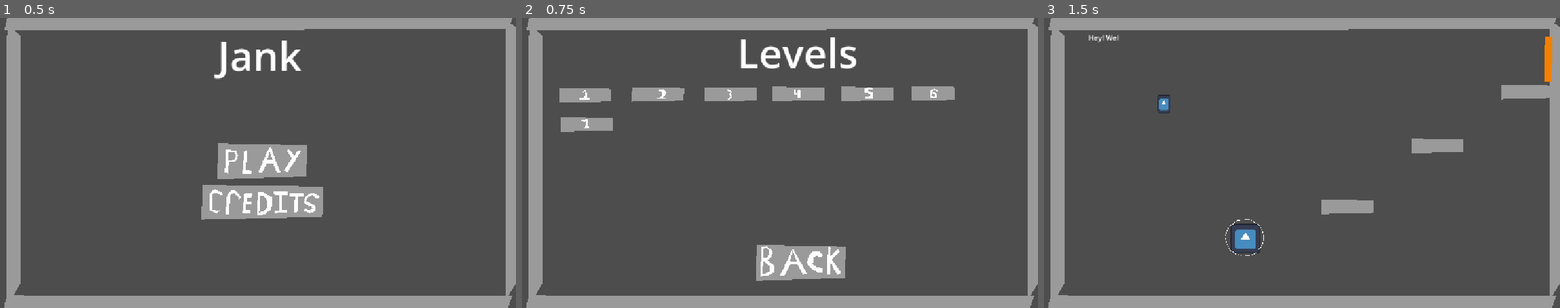
Above: before the commit, frames 1-3 (left to right).
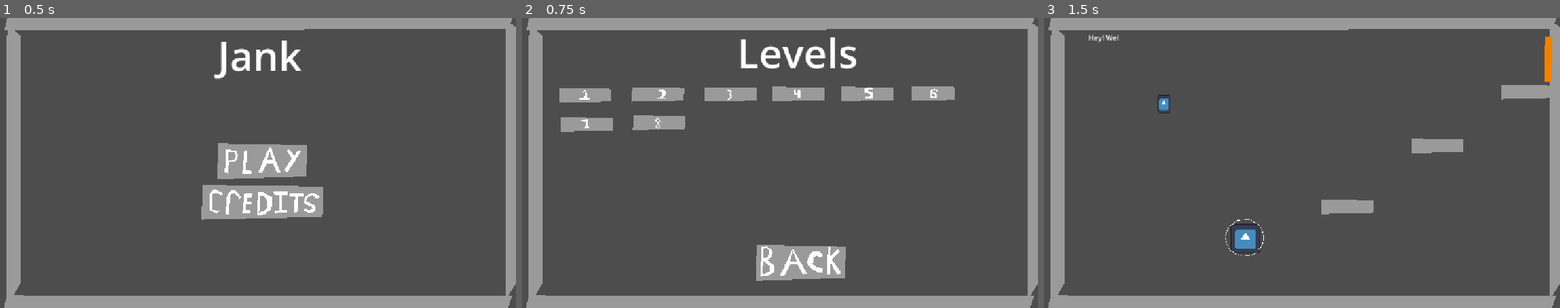
Above: after the commit, the same moments.

Repository: TAL-Trent/SSJamF2026
Game: Godot game, scene res://Levels/Level Menu/Level_Menu.tscn
Same seed, same stepped clock (60 frames per second), same inputs: the game is played once before the commit and once after it. The engine's default icon, where the game draws it, is replaced by a stand-in: a white triangle on a blue panel in a dark square.
Inputs (mouse positions are in pixels of both pictures, inside the frame that each line leads up to):
- Up to frame 1 (0.5 s): no input
- Up to frame 2 (0.75 s): click (785, 163) at 0.5 s
- Up to frame 3 (1.5 s): click (1105, 96) at 1.27 s

Frame 1 is identical in both runs. In frame 2, 0.5% of the frame differs, in the area x 21-32%, y 33-39%; in frame 3, nothing differs.

Commit message:
added level 8 menu button and submittede to jam

Diff:
--- a/jank/Levels/Level Select/Level_Select.tscn
+++ b/jank/Levels/Level Select/Level_Select.tscn
@@ -239,6 +239,31 @@
 [node name="Polygon2D" type="Polygon2D" parent="Button7" unique_id=2146415418]
 position = Vector2(3.0517578e-05, 0)
 polygon = PackedVector2Array(-278.10303, 72.27106, -231.75256, 72.27106, -227.53888, 61.152466, -231.7525, 61.152405, -235.96619, 11.118622, -299.17145, 22.237244, -269.67566, 30.576202, -248.60724, 22.237244, -257.0346, 55.59314, -261.2483, 61.152466)
+
+[node name="Button8" type="Polygon2D" parent="." unique_id=677573483]
+position = Vector2(364, 217)
+scale = Vector2(0.2373221, 0.3597568)
+color = Color(0.6073017, 0.60730165, 0.60730165, 1)
+polygon = PackedVector2Array(1.8955078, 6.378113, -488.1045, 2.3781128, -491.1045, 92.37811, -2.1044922, 85.37811)
+
+[node name="Button" type="Button" parent="Button8" unique_id=2027295134]
+z_index = -1
+offset_left = -467.71875
+offset_top = 22.237228
+offset_right = -6.1035156e-05
+offset_bottom = 80.61
+metadata/_edit_use_anchors_ = true
+
+[node name="Polygon2D" type="Polygon2D" parent="Button8" unique_id=266111694]
+polygon = PackedVector2Array(-261.2483, 16.677917, -223.32507, 36.135498, -252.82092, 52.813416, -227.53882, 72.27106, -252.82092, 83.38965, -282.31665, 72.27106, -257.03455, 52.813416, -286.5304, 33.355835)
+
+[node name="Polygon2D" type="Polygon2D" parent="Button8/Polygon2D" unique_id=1883194441]
+color = Color(0.6039216, 0.6039216, 0.6039216, 1)
+polygon = PackedVector2Array(-257.03455, 25.016907, -269.67566, 33.355835, -257.03455, 44.474487, -240.17981, 36.135498)
+
+[node name="Polygon2D2" type="Polygon2D" parent="Button8/Polygon2D" unique_id=810084295]
+color = Color(0.6039216, 0.6039216, 0.6039216, 1)
+polygon = PackedVector2Array(-257.03455, 61.152405, -269.67566, 72.27106, -252.82092, 77.83032, -240.17981, 69.491394, -257.03455, 58.37274)
 
 [connection signal="pressed" from="Button1/Button" to="." method="_on_button_pressed" binds= ["1"]]
 [connection signal="pressed" from="Button2/Button" to="." method="_on_button_pressed" binds= ["2"]]
@@ -248,3 +273,4 @@
 [connection signal="pressed" from="Back/Button" to="." method="_on_button_pressed" binds= ["Menu"]]
 [connection signal="pressed" from="Button6/Button" to="." method="_on_button_pressed" binds= ["6"]]
 [connection signal="pressed" from="Button7/Button" to="." method="_on_button_pressed" binds= ["7"]]
+[connection signal="pressed" from="Button8/Button" to="." method="_on_button_pressed" binds= ["8"]]
Not shown, added: jank/Export/jank.apple-touch-icon.png.import
Not shown, added: jank/Export/jank.icon.png.import
Not shown, added: jank/Export/jank.png.import
